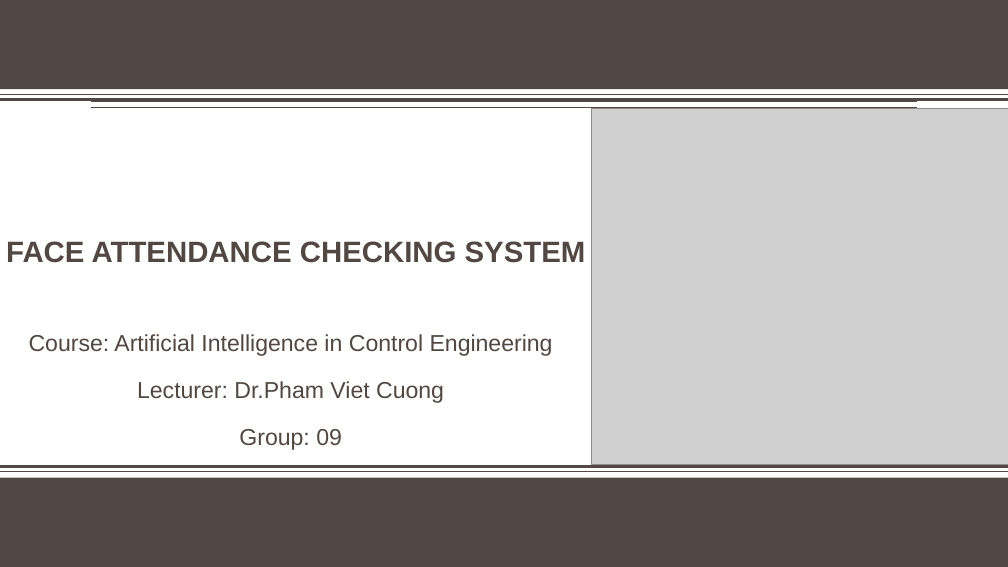
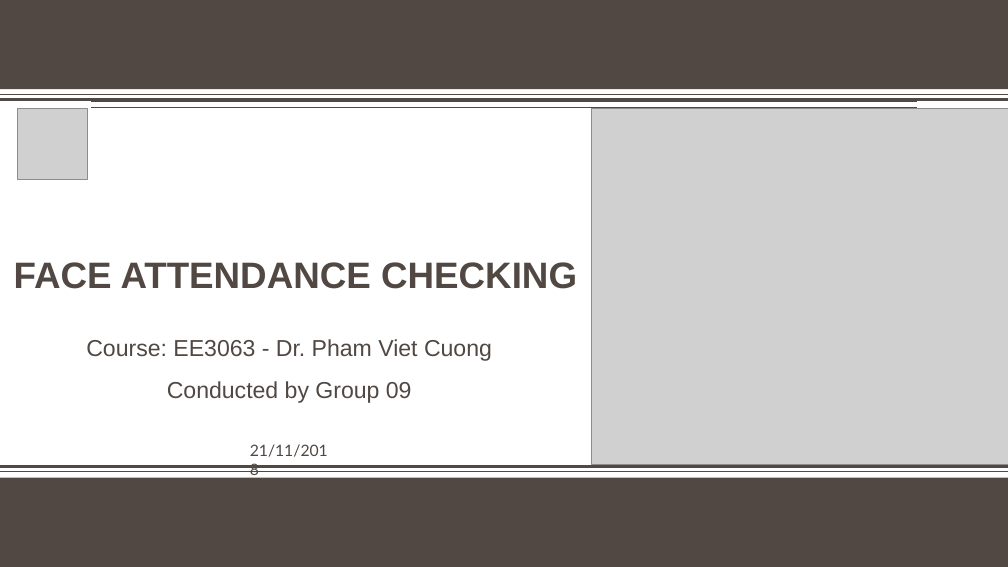
Before and after one commit to Gitworkarboy/Face-Attendance-System, a slide deck: slide 1 of presentation/face-attendance-2018.pptx. Drawn at 1008x567 pixels with LibreOffice and Linux fonts; fonts in the diff are those of the drawing; grey boxes stand for pictures; background and template pictures are left out. Boxes give left, top, right and bottom in pixels: in the first picture for what was removed or moved away, otherwise in the second. Text is boxed around its words. In the diff, an @@ line names an element or a change of style, - is before the commit and + after.

```diff
--- a/presentation/face-attendance-2018.pptx
+++ b/presentation/face-attendance-2018.pptx
@@ picture added at (17,108,87,179) @@
@@ title at (14,262,577,289): text changed; size 28 to 35 pt @@
-FACE ATTENDANCE CHECKING SYSTEM
+FACE ATTENDANCE CHECKING
@@ subtitle at (86,339,492,403): text changed @@
-Course: Artificial Intelligence in Control Engineering
-Lecturer: Dr.Pham Viet Cuong
-Group: 09
+Course: EE3063 - Dr. Pham Viet Cuong
+Conducted by Group 09
@@ text added at (250,444,328,457), 15 pt, text #514843 @@
+21/11/2018
```
Also in this commit, not shown: 1 other slide changed, 9 slides added, 1 slide removed, 8 other files.
